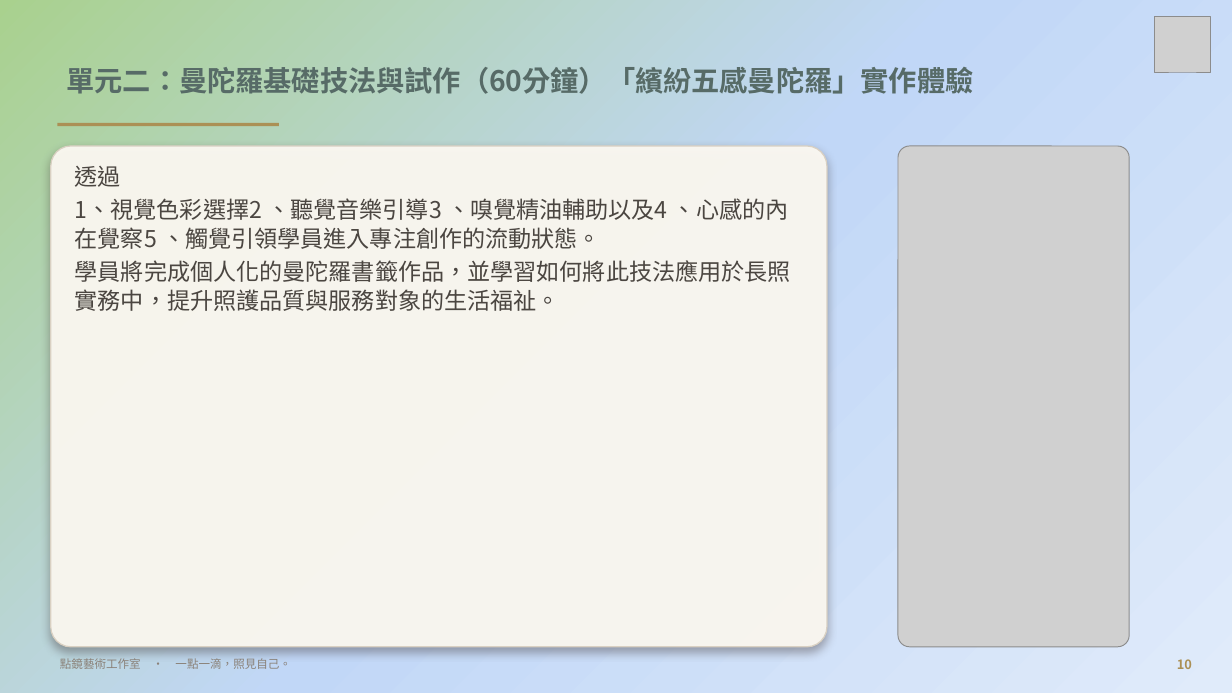
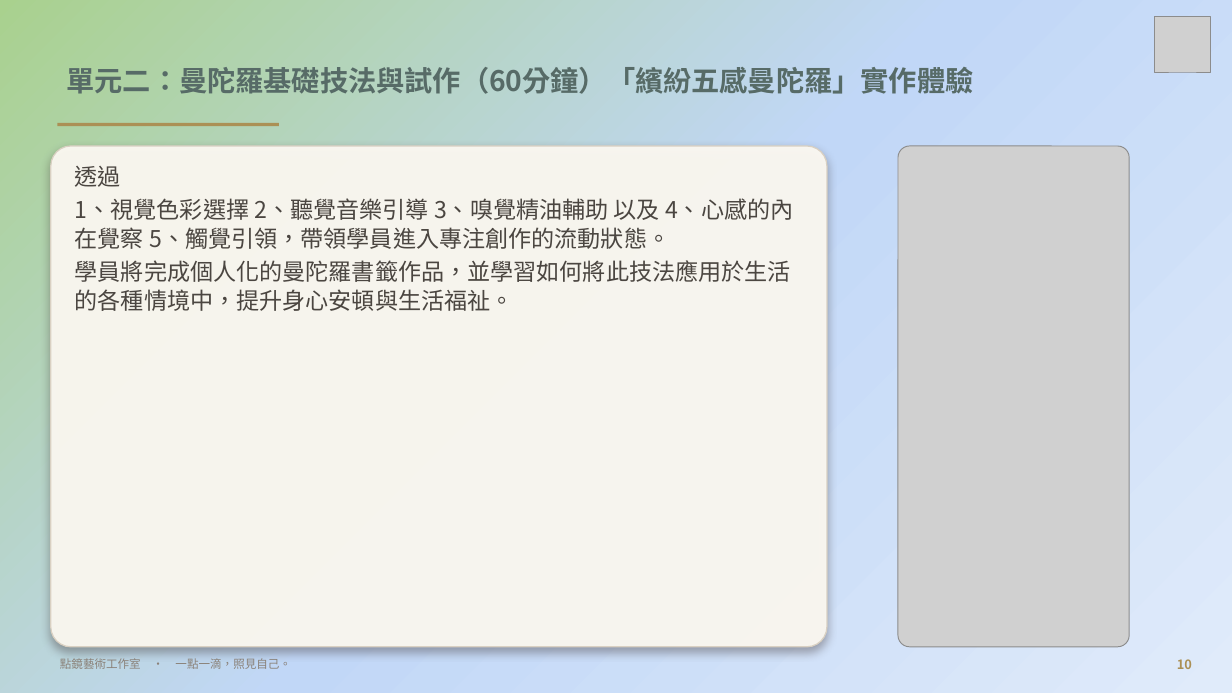
Before and after one commit to serina168/mandala-beginner, a slide deck: slide 10 of 繽紛五感體驗曼陀羅書籤畫_課程大綱.pptx. Drawn at 1232x693 pixels with LibreOffice and Linux fonts; fonts in the diff are those of the drawing; grey boxes stand for pictures; background and template pictures are left out. Boxes give left, top, right and bottom in pixels: in the first picture for what was removed or moved away, otherwise in the second. Text is boxed around its words. In the diff, an @@ line names an element or a change of style, - is before the commit and + after.

```diff
--- a/繽紛五感體驗曼陀羅書籤畫_課程大綱.pptx
+++ b/繽紛五感體驗曼陀羅書籤畫_課程大綱.pptx
@@ text at <box>75,198,793,311</box>: text changed @@
-1、視覺色彩選擇2 、聽覺音樂引導3 、嗅覺精油輔助以及4 、心感的內在覺察5 、觸覺引領學員進入專注創作的流動狀態。
-學員將完成個人化的曼陀羅書籤作品，並學習如何將此技法應用於長照實務中，提升照護品質與服務對象的生活福祉。
+1、視覺色彩選擇 2、聽覺音樂引導 3、嗅覺精油輔助 以及 4、心感的內在覺察 5、觸覺引領，帶領學員進入專注創作的流動狀態。
+學員將完成個人化的曼陀羅書籤作品，並學習如何將此技法應用於生活的各種情境中，提升身心安頓與生活福祉。
```
Also in this commit, not shown: 11 other slides changed, 1 other file.
